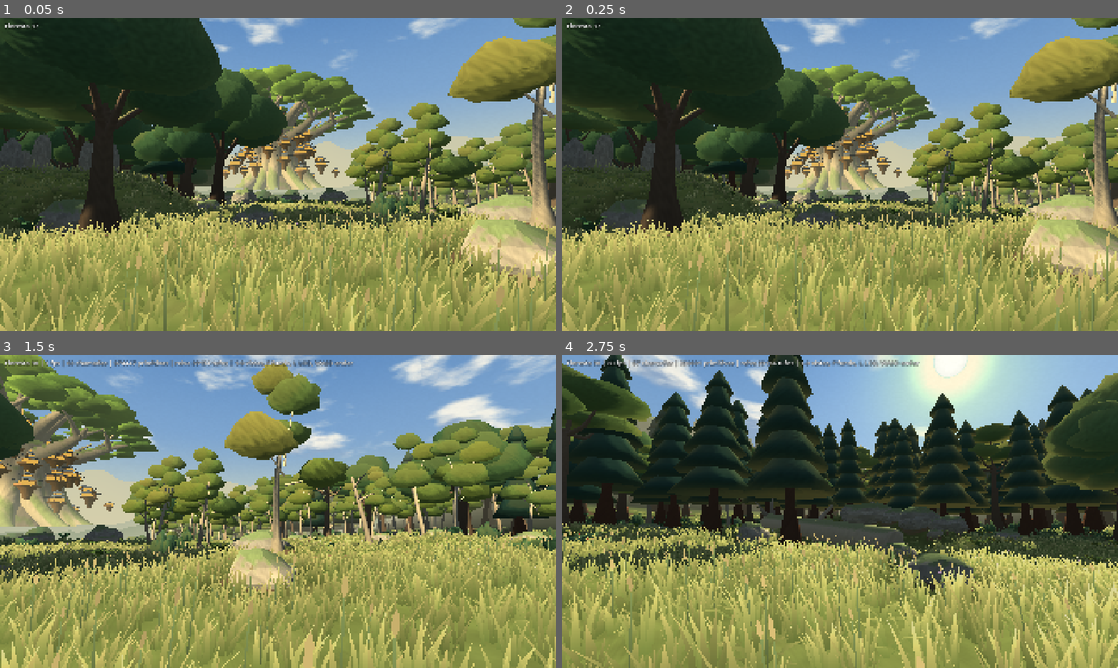
Above: before the commit, frames 1-4 (two rows, left to right).
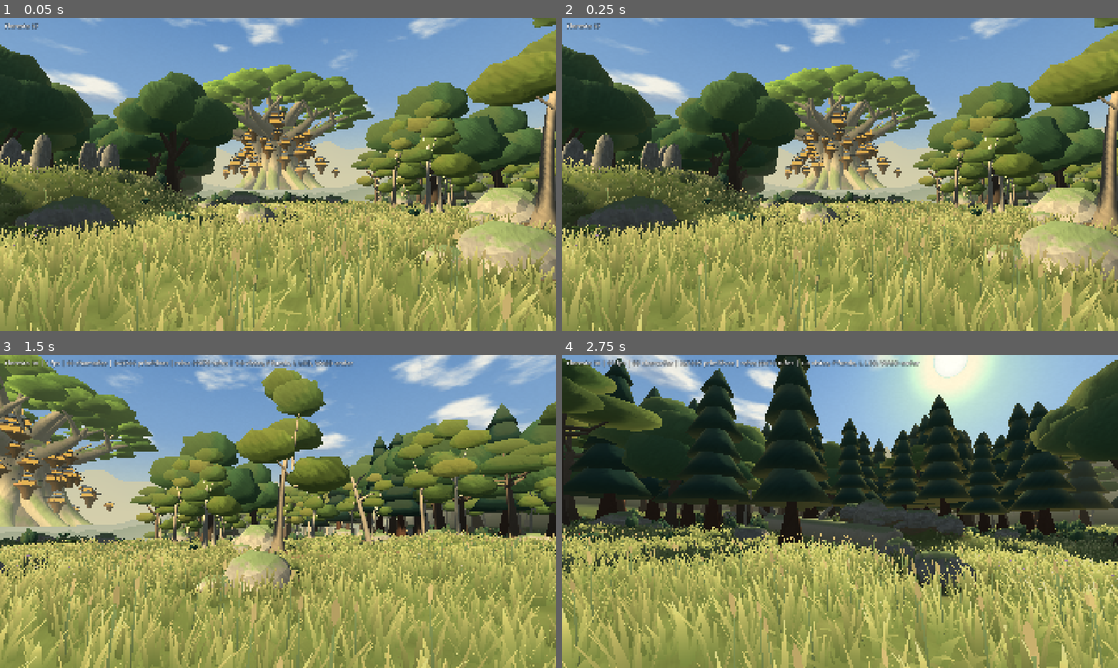
Above: after the commit, the same moments.

Repository: arthof09-ai/jogo-verdadeiro-rascunhos
Game: Godot game, scene res://mapa/floresta/campo_floresta.tscn
The game is run twice, just before and just after one commit, with the same random seed, the same clock (stepped at 60 frames per second) and the same inputs. This scene is started directly instead of the project's main scene.
Inputs (mouse positions are in pixels of both pictures, inside the frame that each line leads up to):
- Up to frame 1 (0.05 s): no input
- Up to frame 2 (0.25 s): no input
- Up to frame 3 (1.5 s): tap Enter at 0.5 s; move the mouse to (400, 495) at 0.52 s; hold Right 0.53-1.25 s; tap 1 at 0.6 s; click (400, 495) at 0.67 s; tap Space at 0.77 s; drag from (166, 527) to (250, 574) at 1.27 s
- Up to frame 4 (2.75 s): move the mouse to (895, 442) at 2.02 s; hold Right from 2.03 s (still down); tap 3 at 2.1 s

The runs differ from the first frame. In frame 1, 52% of the frame differs, in the area x 0-100%, y 0-100%; in frame 2, 52%; in frame 3, 43%; in frame 4, 39%.

Commit message:
Ordem 38 (mapa da floresta) — defeitos 4 e 8: clareira de sol a oés-sudoeste do outeiro (a luz da tarde chega aos menires), árvores da arena fora da linha das vistas e do sol dos marcos, sombra das copas mais coada na orla. Cena abre em headless: 1,3 s, 0 erros
Co-Authored-By: Claude <noreply@anthropic.com>

Diff:
--- a/rascunhos/cliente/mapa/floresta/campo_floresta.gd
+++ b/rascunhos/cliente/mapa/floresta/campo_floresta.gd
@@ -855,9 +855,9 @@
 			var c: Vector3 = s[0]
 			var rb: float = s[1]
 			var g := _sombra_de(c)
-			_carimbo_min(0, g.x, g.y, rb * estica * 0.8, rb * 0.95, dir, 0.92)
-			_carimbo_min(2, g.x, g.y, rb * estica * 0.8, rb * 0.95, dir, 0.92)
-		_sombra_alta([0, 2], pos, h * 0.45, raio * 1.1, 0.85)
+			_carimbo_min(0, g.x, g.y, rb * estica * 0.8, rb * 0.95, dir, 0.84)
+			_carimbo_min(2, g.x, g.y, rb * estica * 0.8, rb * 0.95, dir, 0.84)
+		_sombra_alta([0, 2], pos, h * 0.45, raio * 1.1, 0.80)
 	else:
 		# na orla funda basta a mancha da copa inteira
 		var meio := Vector3.ZERO
@@ -866,11 +866,22 @@
 		meio /= float(maxi(sombras.size(), 1))
 		var g2 := _sombra_de(meio)
 		var rc := h * (0.20 if familia == Formas.CONIFERA or familia == Formas.JOVEM else 0.34)
-		_carimbo_min(0, g2.x, g2.y, rc * estica * 0.8, rc, dir, 0.90)
-		_carimbo_min(2, g2.x, g2.y, rc * estica * 0.8, rc, dir, 0.90)
+		# mais fraca que a das árvores da arena: debaixo da floresta a luz chega coada, em manchas
+		_carimbo_min(0, g2.x, g2.y, rc * estica * 0.8, rc, dir, 0.70)
+		_carimbo_min(2, g2.x, g2.y, rc * estica * 0.8, rc, dir, 0.70)
 	# raízes: terra à mostra e contacto escuro em volta do pé
 	_carimbo_max(1, x, z, raio * 2.2 + 0.9, 0.95)
 	_contacto(x, z, raio * 3.0 + 1.2, 0.62)
+
+
+## A CLAREIRA DE SOL do outeiro: uma aberta na parede de floresta a oés-sudoeste dele (o rumo
+## do sol), para a luz da tarde acender os menires — o marco lê-se de toda a arena.
+func _na_clareira_de_sol(x: float, z: float) -> bool:
+	var l := Paleta.dir_luz()
+	var para_sol := Vector2(l.x, l.z).normalized()
+	var d := Vector2(x, z) - Relevo.OUTEIRO
+	var ao_longo := d.dot(para_sol)
+	return ao_longo > 0.0 and ao_longo < 46.0 and absf(d.dot(para_sol.orthogonal())) < 7.5 + 0.12 * ao_longo
 
 
 func _plantar_arvores() -> void:
@@ -884,14 +895,14 @@
 	# Dentro da arena: postas à mão. Cada quadrante a sua família; o miolo (16 m) e a janela
 	# norte (a vista da Árvore Ancestral) ficam abertos; as rampas e o corredor ficam livres.
 	var dentro: Array = [
-		# NO — carvalhos velhos à volta do outeiro
-		[-31.0, -11.5, 17.5, R], [-11.0, -30.0, 16.0, R], [-32.0, -32.0, 18.0, R], [-10.0, -11.5, 14.0, R],
-		[-33.5, -1.5, 15.5, R], [-17.0, -34.5, 15.0, R],
+		# NO — carvalhos velhos a norte e a oeste do outeiro (nunca a oés-sudoeste: o sol da
+		# tarde tem de chegar aos menires; e nenhum na linha das vistas etiquetadas)
+		[-33.5, -24.0, 17.5, R], [-17.5, -30.5, 16.0, R], [-33.5, -1.5, 15.5, R], [-22.5, -35.0, 15.0, R],
 		# NE — vidoeiros à volta do charco
-		[11.0, -27.5, 12.0, J], [13.5, -30.5, 10.5, J], [31.0, -12.5, 12.5, J], [33.5, -32.5, 13.0, J],
-		[28.0, -8.5, 11.0, J], [9.5, -12.0, 11.5, J], [8.5, -34.5, 12.0, J], [34.0, -21.0, 10.0, J],
-		# SE — pinheiros-mansos à volta do terraço
-		[33.5, 19.5, 16.0, G], [19.5, 34.0, 17.0, G], [33.0, 33.0, 18.0, G], [9.0, 22.5, 14.5, G],
+		[11.5, -27.5, 12.0, J], [14.0, -30.5, 10.5, J], [31.0, -12.5, 12.5, J], [33.5, -32.5, 13.0, J],
+		[28.0, -8.5, 11.0, J], [9.5, -12.0, 11.5, J], [10.5, -34.5, 12.0, J], [34.0, -21.0, 10.0, J],
+		# SE — pinheiros-mansos à volta do terraço (nenhum a oés-sudoeste do santuário)
+		[33.5, 19.5, 16.0, G], [19.5, 34.0, 17.0, G], [33.0, 33.0, 18.0, G],
 		[34.0, 3.0, 14.0, G], [2.0, 35.0, 16.0, G],
 		# SO — abetos a ladear a garganta
 		[-31.5, 14.0, 18.0, C], [-33.0, 20.5, 15.5, C], [-34.0, 32.0, 20.0, C], [-9.0, 27.5, 17.0, C],
@@ -913,7 +924,7 @@
 		var f := Relevo.fora(x, z)
 		if f < 1.0 or f > Relevo.ORLA_FORA:
 			continue
-		if Relevo.na_janela(x, z, 3.0):
+		if Relevo.na_janela(x, z, 3.0) or _na_clareira_de_sol(x, z):
 			continue
 		if not _livre(_so_arvores, x, z, 4.7) or not _livre(_tudo, x, z, 1.3):
 			continue
